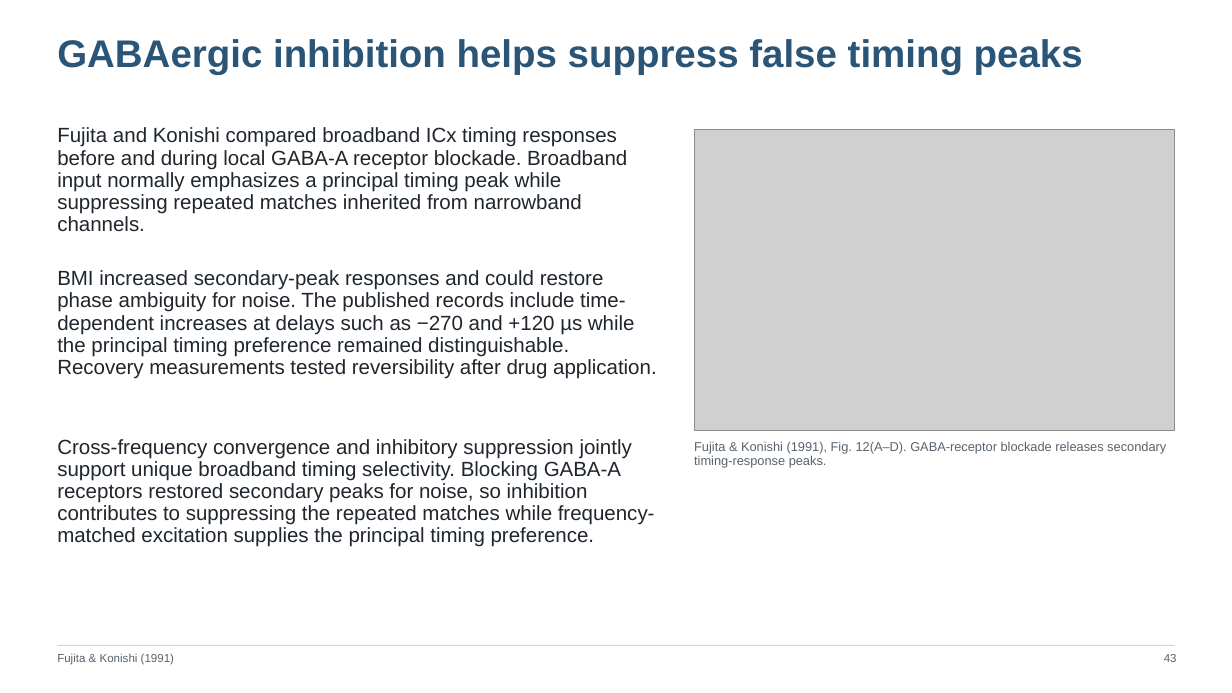
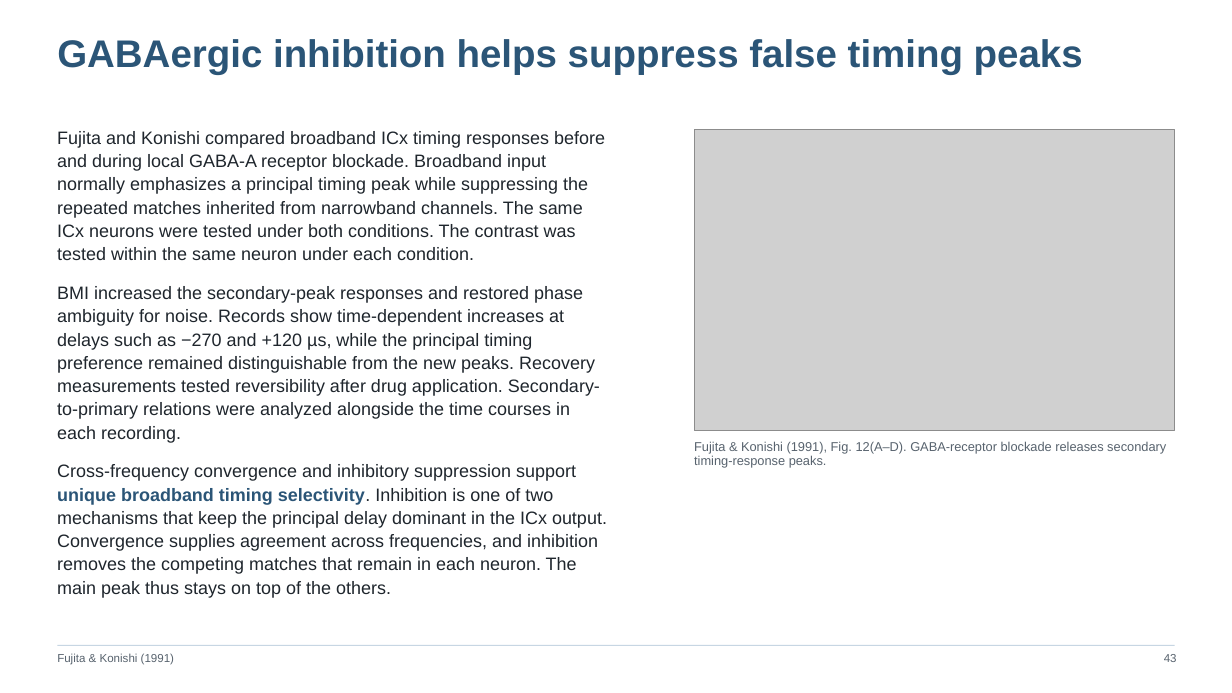
Before and after one commit to jordanxxlopez/NEUROETHOLOGY, a slide deck: slide 57 of scaffolded/Neuroethology_Lecture18_FA2026_SCAFFOLDED.pptx. Drawn at 1232x693 pixels with LibreOffice and Linux fonts; fonts in the diff are those of the drawing; grey boxes stand for pictures. Boxes give left, top, right and bottom in pixels: in the first picture for what was removed or moved away, otherwise in the second. Text is boxed around its words. In the diff, an @@ line names an element or a change of style, - is before the commit and + after.

```diff
--- a/scaffolded/Neuroethology_Lecture18_FA2026_SCAFFOLDED.pptx
+++ b/scaffolded/Neuroethology_Lecture18_FA2026_SCAFFOLDED.pptx
@@ text at (x1=57, y1=131, x2=607, y2=598): text changed; size 16 to 14 pt @@
-Fujita and Konishi compared broadband ICx timing responses before and during local GABA-A receptor blockade. Broadband input normally emphasizes a principal timing peak while suppressing repeated matches inherited from narrowband channels.
+Fujita and Konishi compared broadband ICx timing responses before and during local GABA-A receptor blockade. Broadband input normally emphasizes a principal timing peak while suppressing the repeated matches inherited from narrowband channels. The same ICx neurons were tested under both conditions. The contrast was tested within the same neuron under each condition.
+BMI increased the secondary-peak responses and restored phase ambiguity for noise. Records show time-dependent increases at delays such as −270 and +120 µs, while the principal timing preference remained distinguishable from the new peaks. Recovery measurements tested reversibility after drug application. Secondary-to-primary relations were analyzed alongside the time courses in each recording.
+Cross-frequency convergence and inhibitory suppression support unique broadband timing selectivity. Inhibition is one of two mechanisms that keep the principal delay dominant in the ICx output. Convergence supplies agreement across frequencies, and inhibition removes the competing matches that remain in each neuron. The main peak thus stays on top of the others.
@@ text removed at (x1=57, y1=270, x2=657, y2=379) @@
-BMI increased secondary-peak responses and could restore phase ambiguity for noise. The published records include time-dependent increases at delays such as −270 and +120 µs while the principal timing preference remained distinguishable. Recovery measurements tested reversibility after drug application.
@@ text removed at (x1=57, y1=439, x2=655, y2=547) @@
-Cross-frequency convergence and inhibitory suppression jointly support unique broadband timing selectivity. Blocking GABA-A receptors restored secondary peaks for noise, so inhibition contributes to suppressing the repeated matches while frequency-matched excitation supplies the principal timing preference.
```
Also in this commit, not shown: 46 other slides changed, 11 slides added, 11 slides removed, 3 other files.
